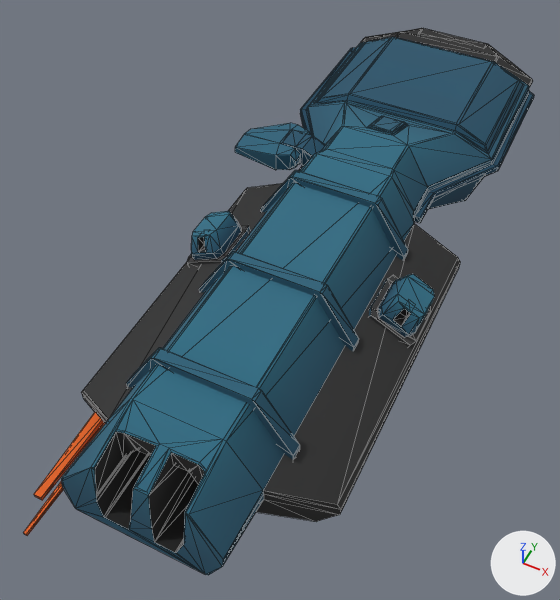
Renders of the glTF model game/bin/data/core/models/player/destroyer.glb from each side of a commit.
Before and after are seen from a 50 mm camera at (17.4, -41.7, 43.9) aimed at (-2.0, -3.0, -4.5). The axes (+X, +Y, +Z) are drawn at lower right. The lights are the same throughout. Mesh edges are drawn as thin lines. Objects named as collision shapes, trigger or cutter boxes, shadow casters or lower levels of detail are left out.

Script lines for the objects in view, before the commit:
```python
me_cube_001 = bpy.data.meshes.new('Cube.001')
me_cube_001.from_pydata(...)  # 50 vertices, 88 faces; spans x -11.45..-4.13, y 6.87..11.81, z -0.39..2.04
me_cube_001.materials.append(mat_ship)  # picture img_pallete
me_cube_007 = bpy.data.meshes.new('Cube.007')
me_cube_007.from_pydata(...)  # 32 vertices, 60 faces; spans x -10.18..-6.67, y -4.25..-0.1, z -2.14..0.87
me_cube_007.materials.append(mat_ship)  # picture img_pallete
me_cube_008 = bpy.data.meshes.new('Cube.008')
me_cube_008.from_pydata(...)  # 32 vertices, 60 faces; spans x 6.59..10.1, y -4.25..-0.1, z -2.14..0.87
me_cube_008.materials.append(mat_ship)  # picture img_pallete
ob_bridge = bpy.data.objects.new('Bridge', me_cube_001)
ob_bridge.location = (0.0, 0.0, 0.0)
ob_cube_006 = bpy.data.objects.new('Cube.006', me_cube_008)
ob_cube_006.location = (0.0, 0.0, 0.0)
ob_cube_010 = bpy.data.objects.new('Cube.010', me_cube_007)
ob_cube_010.location = (0.0, 0.0, 0.0)
# also in view: 'Cube.004' at (0.0, -7.6, -0.1); 'Hull' at (0.0, 4.1, -1.4); 'Cube.002' at (0.0, -17.6, -0.1); 'Cube.003' at (0.0, 2.8, -0.1); 'Cube.011' at (7.7, -2.2, -2.2)
```
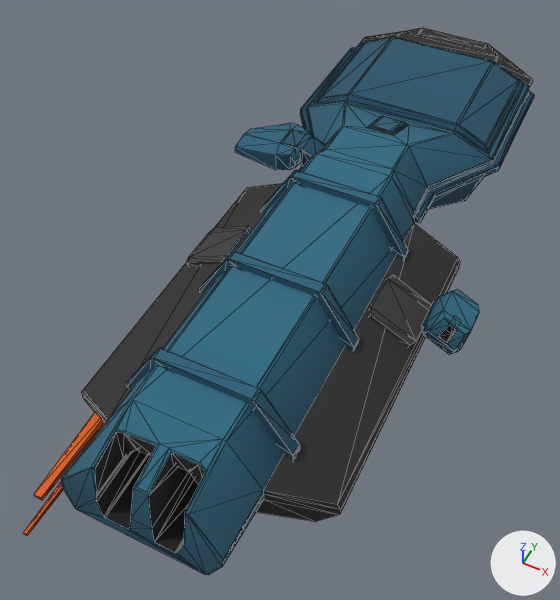
Where the change shows, as pixel boxes (x1, y1, x2, y2) in the pictures (560 x 600 px):
'Cube.006', moved: before (378, 274, 434, 337); after (422, 289, 479, 355)
'Cube.010', deleted (blue): before (191, 211, 241, 260)
'Cube.011', unchanged, uncovered by the edit: (369, 275, 431, 347) in both
'Cube.009', unchanged, uncovered by the edit: (187, 225, 250, 265) in both

Edits to the bpy script that builds the scene:
```text
Remove ob_cube_010:
    ob_cube_010 = bpy.data.objects.new('Cube.010', me_cube_007)
    ob_cube_010.location = (0.0, 0.0, 0.0)
Change ob_cube_006:
    ob_cube_006.location: (0.0, 0.0, 0.0) -> (3.56, 0.0, 0.0)
```
